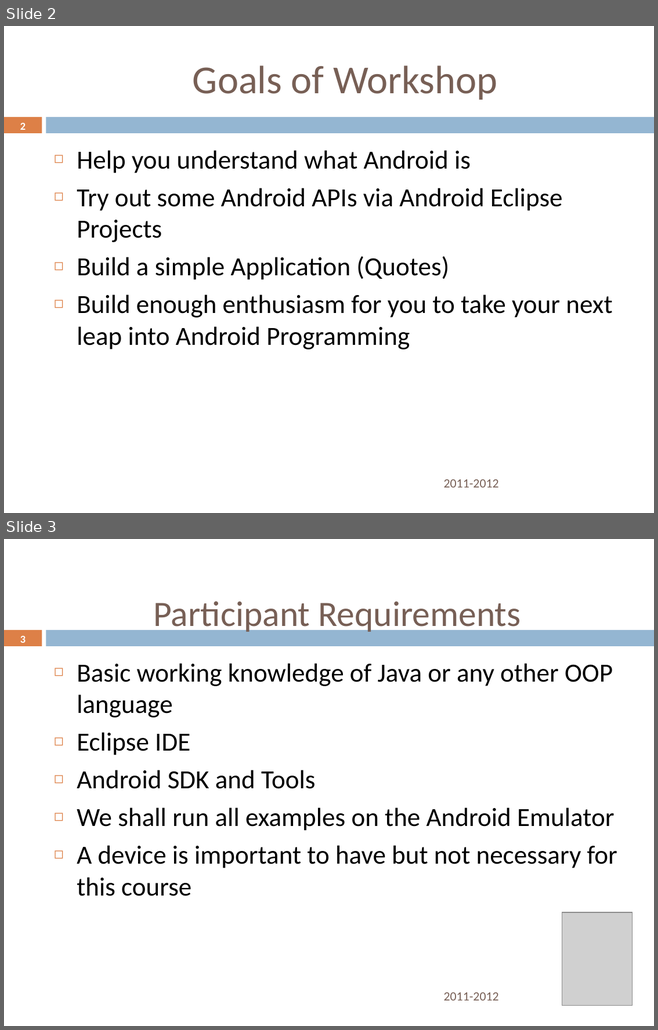
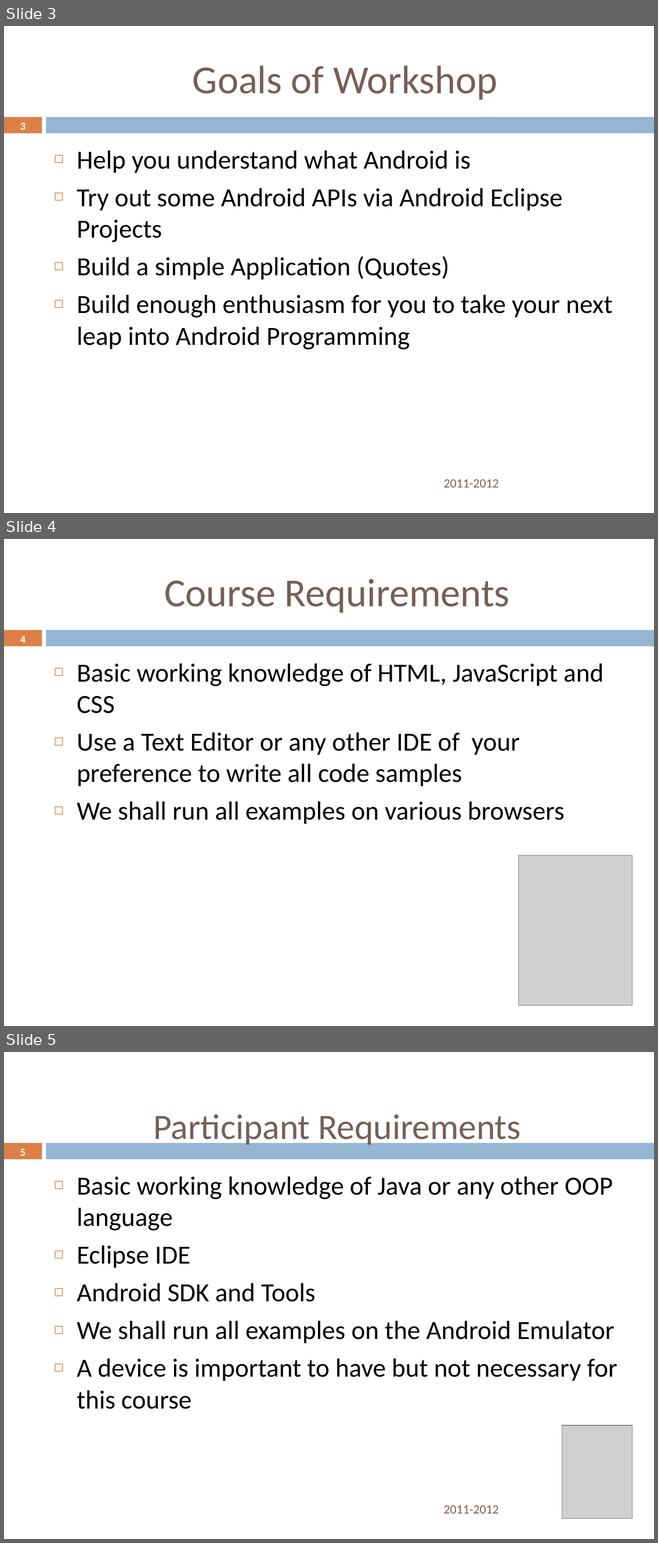
Before and after one commit to rominirani/Nitrodroid-2012-Android101-Workshop, a slide deck: presentation/AndroidDeveloper101Workshop-October6-Nitrodroid-2012-MindStormSoftware.pptx. Shown one above the other, each under a label of ours: slides 2 and 3 before the commit, slides 3, 4 and 5 after it. The pictures are 658x1030 and 658x1543 pixels, drawn with LibreOffice and Linux fonts; fonts in the diff are those of the drawing; grey boxes stand for pictures; background and template pictures are left out. Boxes give left, top, right and bottom in pixels: in the first picture for what was removed or moved away, otherwise in the second. Text is boxed around its words. In the diff, an @@ line names an element or a change of style, - is before the commit and + after.

```diff
--- a/presentation/AndroidDeveloper101Workshop-October6-Nitrodroid-2012-MindStormSoftware.pptx
+++ b/presentation/AndroidDeveloper101Workshop-October6-Nitrodroid-2012-MindStormSoftware.pptx
@@ slide 4 added at (4, 539, 654, 1026), background picture (left out); not listed: 2 template elements that a slide beside it also shows @@
@@ title added at (164, 579, 510, 613), 44 pt, text #775F55 @@
+Course Requirements
@@ page number added at (20, 636, 25, 643), 11.9 pt, text #FFFFFF, bold @@
+4
@@ text added at (76, 663, 603, 824), 29 pt, text #000000 @@
+◻ Basic working knowledge of HTML, JavaScript and CSS
+◻ Use a Text Editor or any other IDE of your preference to write all code samples
+◻ We shall run all examples on various browsers
@@ picture added at (518, 855, 632, 1006) @@
@@ what was slide 2 is now slide 3 @@
@@ page number at (20, 123, 25, 130): text changed @@
-2
+3
@@ what was slide 3 is now slide 5 @@
@@ page number at (20, 1149, 25, 1156): text changed @@
-3
+5
```
Also in this commit, not shown: 5 slides changed, 2 other slides added, 1 slide removed, 1 other file.
